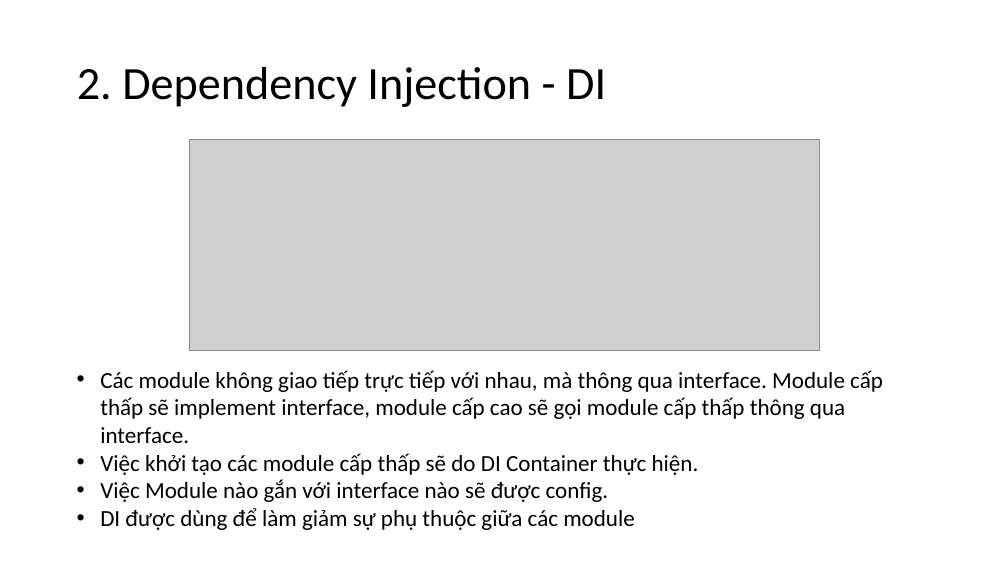
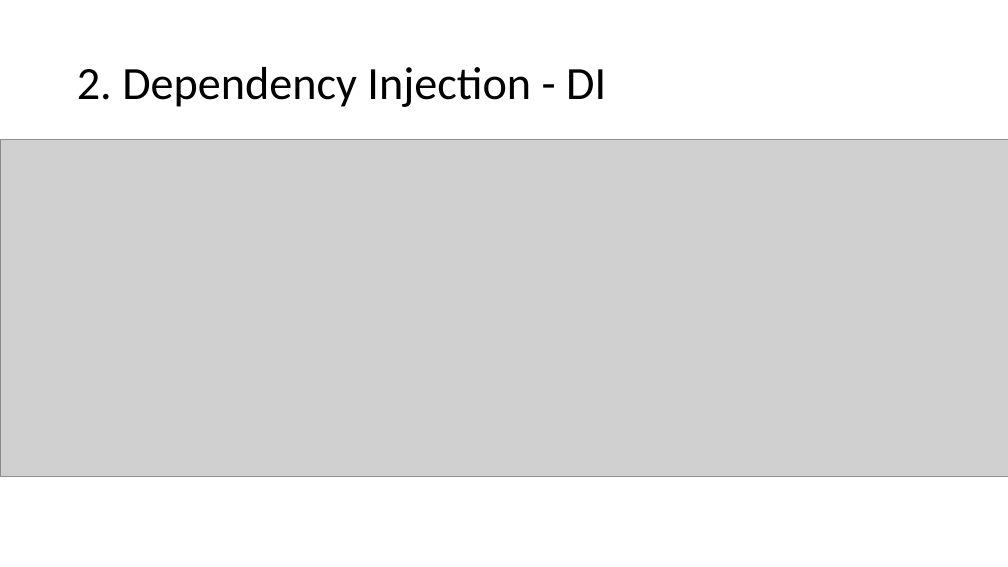
Before and after one commit to triplesix0209/dotnet.core, a slide deck: slide 4 of Document/Dev Guide.pptx. Drawn at 1008x567 pixels with LibreOffice and Linux fonts; fonts in the diff are those of the drawing; grey boxes stand for pictures. Boxes give left, top, right and bottom in pixels: in the first picture for what was removed or moved away, otherwise in the second. Text is boxed around its words. In the diff, an @@ line names an element or a change of style, - is before the commit and + after.

```diff
--- a/Document/Dev Guide.pptx
+++ b/Document/Dev Guide.pptx
@@ picture resized from (x1=189, y1=140, x2=819, y2=350) to (x1=0, y1=140, x2=1008, y2=477) @@
@@ text removed at (x1=100, y1=370, x2=883, y2=530) @@
-• Các module không giao tiếp trực tiếp với nhau, mà thông qua interface. Module cấp thấp sẽ implement interface, module cấp cao sẽ gọi module cấp thấp thông qua interface.
-• Việc khởi tạo các module cấp thấp sẽ do DI Container thực hiện.
-• Việc Module nào gắn với interface nào sẽ được config.
-• DI được dùng để làm giảm sự phụ thuộc giữa các module
```
Also in this commit, not shown: 11 other slides changed, 1 other file.
